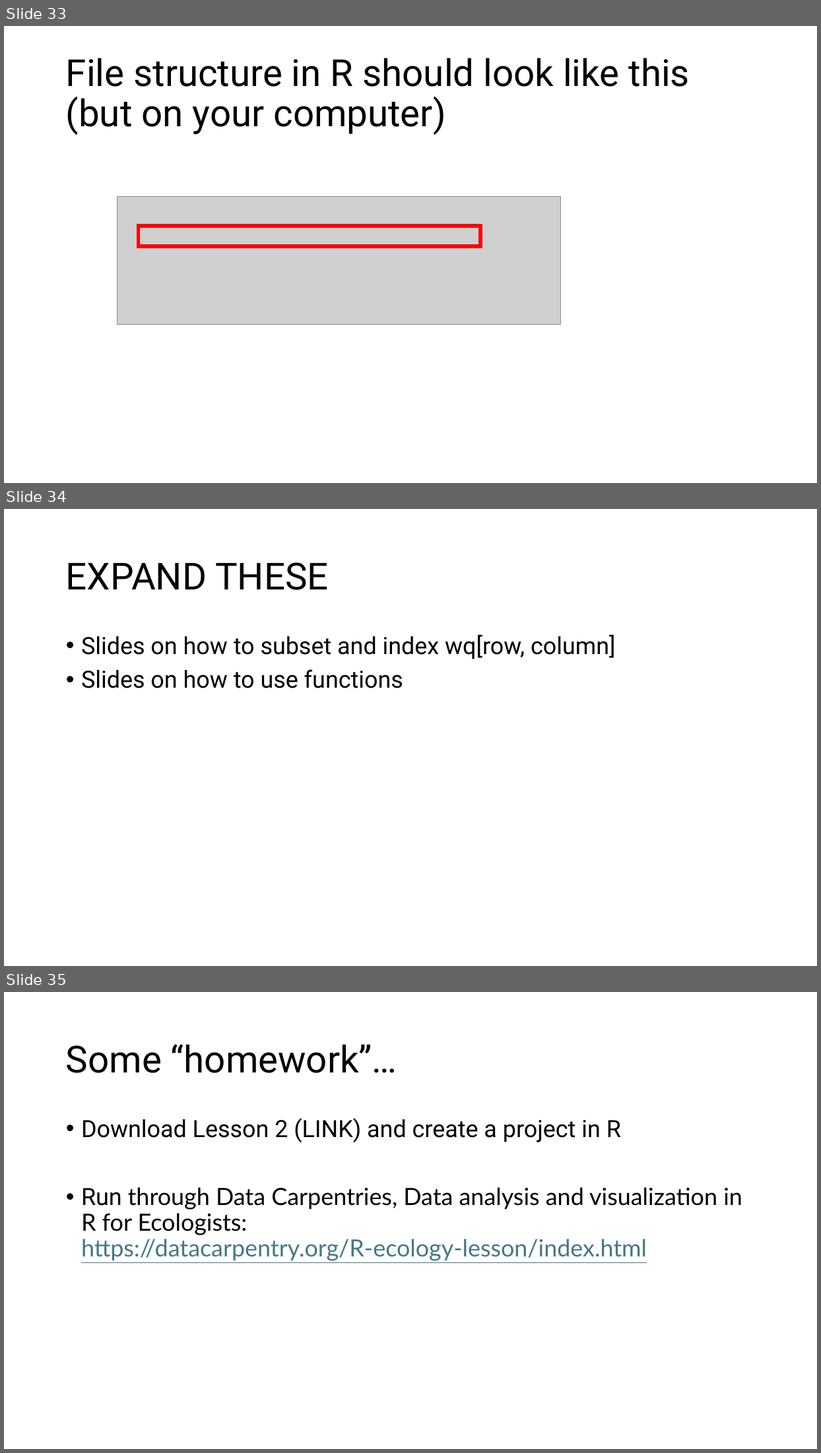
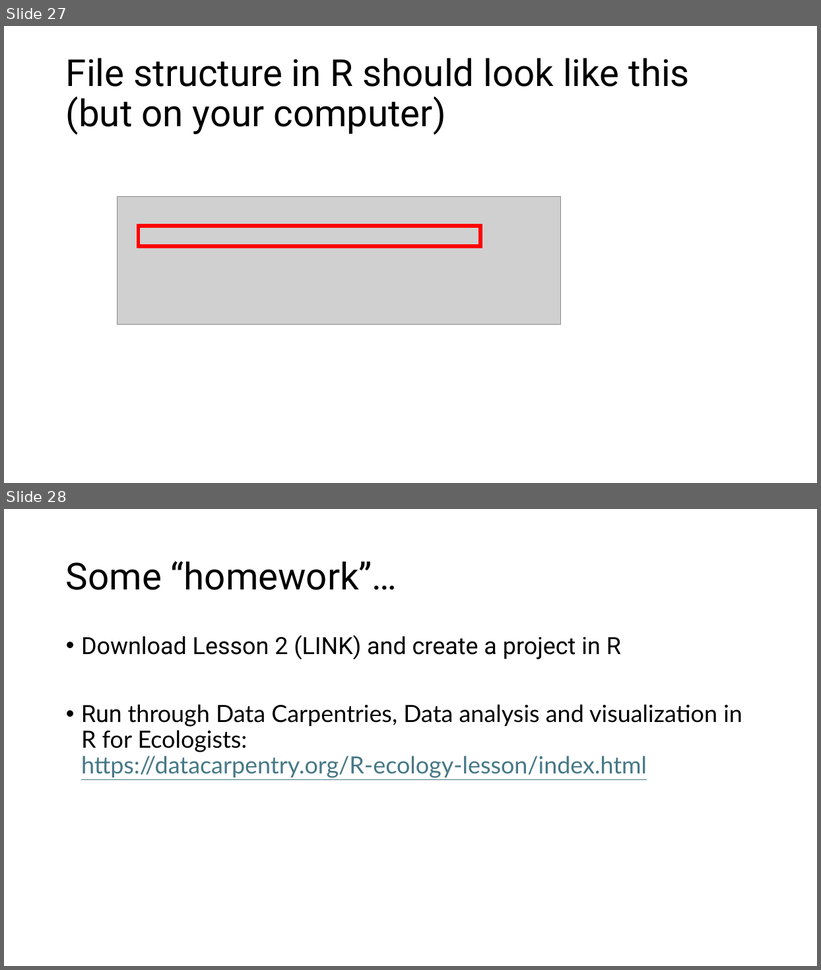
Before and after one commit to wwoelmer/BOPRC_1_R_Fundamentals, a slide deck: Introduction to R Workshop 1.pptx. Shown one above the other, each under a label of ours: slides 33, 34 and 35 before the commit, slides 27 and 28 after it. The pictures are 821x1453 and 821x970 pixels, drawn with LibreOffice and Linux fonts; fonts in the diff are those of the drawing; grey boxes stand for pictures. Boxes give left, top, right and bottom in pixels: in the first picture for what was removed or moved away, otherwise in the second. Text is boxed around its words. In the diff, an @@ line names an element or a change of style, - is before the commit and + after.

```diff
--- a/Introduction to R Workshop 1.pptx
+++ b/Introduction to R Workshop 1.pptx
@@ slide 34 removed at (4,509,817,966), background #FFFFFF @@
@@ title removed at (66,562,329,590) @@
-EXPAND THESE
@@ text removed at (81,634,616,689) @@
-• Slides on how to subset and index wq[row, column]
-• Slides on how to use functions
@@ what was slide 33 is now slide 27 @@
@@ what was slide 35 is now slide 28 @@
```
Also in this commit, not shown: 4 slides changed, 1 slide added.
